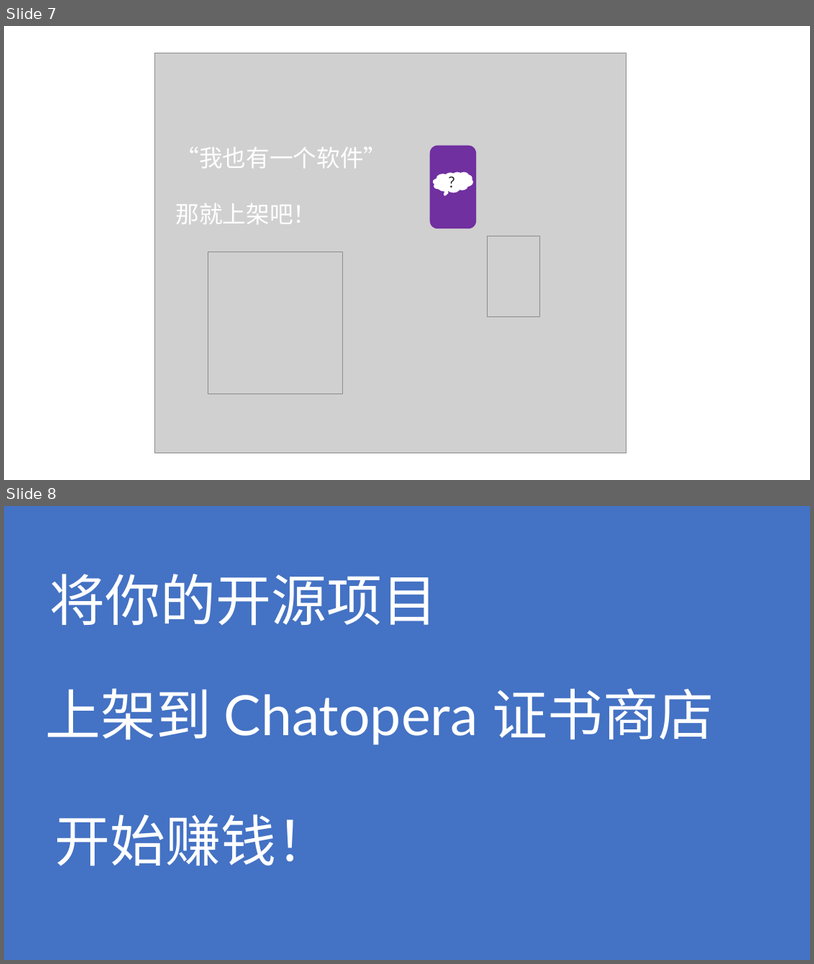
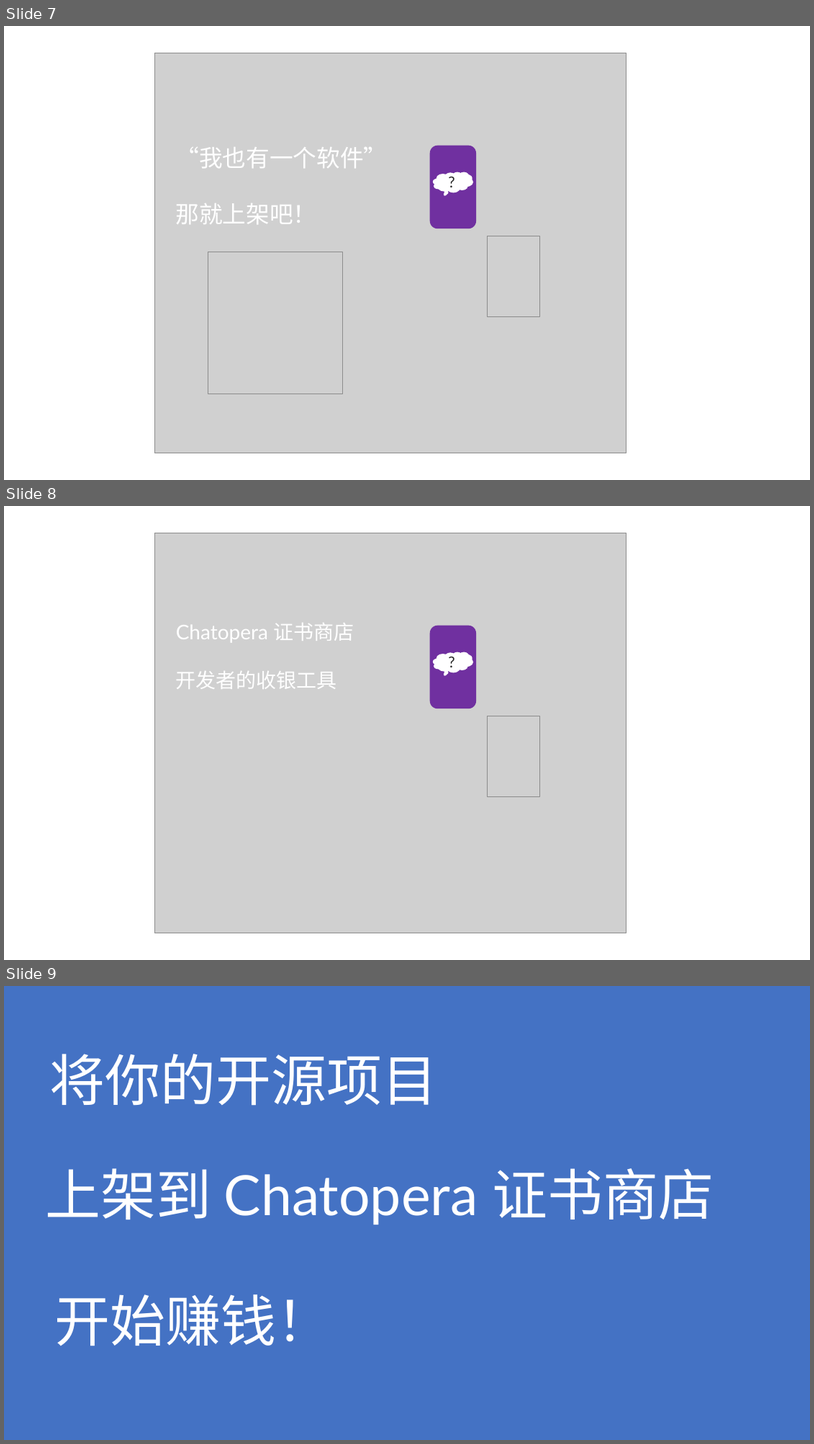
Before and after one commit to chatopera/store-docs, a slide deck: assets/2023_11_03_ChatoperaStoreDocs.pptx. Shown one above the other, each under a label of ours: slides 7 and 8 before the commit, slides 7, 8 and 9 after it. The pictures are 814x964 and 814x1444 pixels, drawn with LibreOffice and Linux fonts; fonts in the diff are those of the drawing; grey boxes stand for pictures. Boxes give left, top, right and bottom in pixels: in the first picture for what was removed or moved away, otherwise in the second. Text is boxed around its words. In the diff, an @@ line names an element or a change of style, - is before the commit and + after.

```diff
--- a/assets/2023_11_03_ChatoperaStoreDocs.pptx
+++ b/assets/2023_11_03_ChatoperaStoreDocs.pptx
@@ slide 8 added at <box>4,506,810,960</box>, background #FFFFFF @@
@@ group added at <box>154,533,627,933</box>: 2 pictures, 1 rounded rectangle, 1 text @@
+Chatopera 证书商店
+开发者的收银工具
@@ thought cloud added at <box>434,652,473,672</box>, fill #FFFFFF, outline #FFFFFF 1 pt, 18 pt, text #262626 @@
+?
@@ what was slide 8 is now slide 9 @@
```
Also in this commit, not shown: 1 other file.
